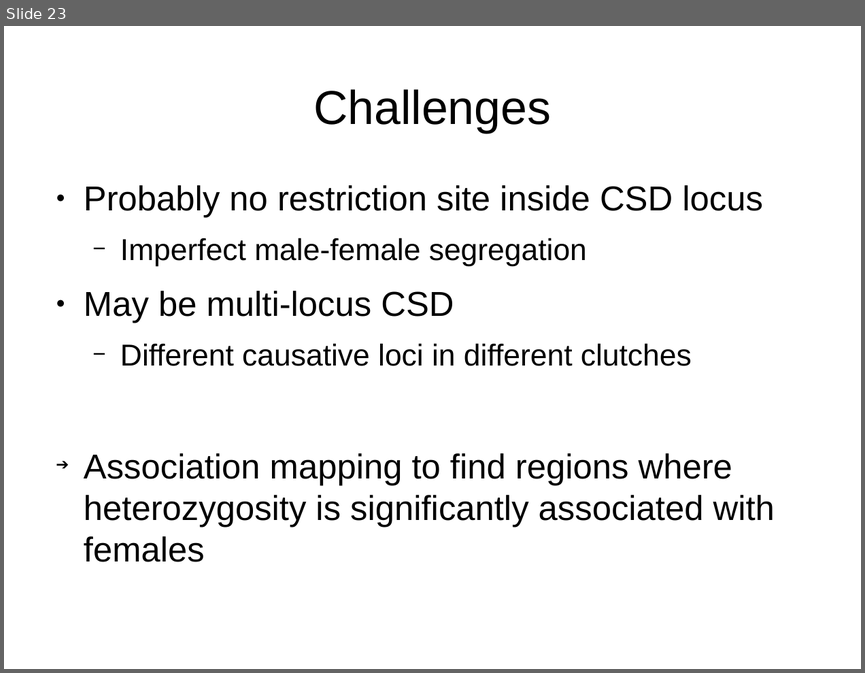
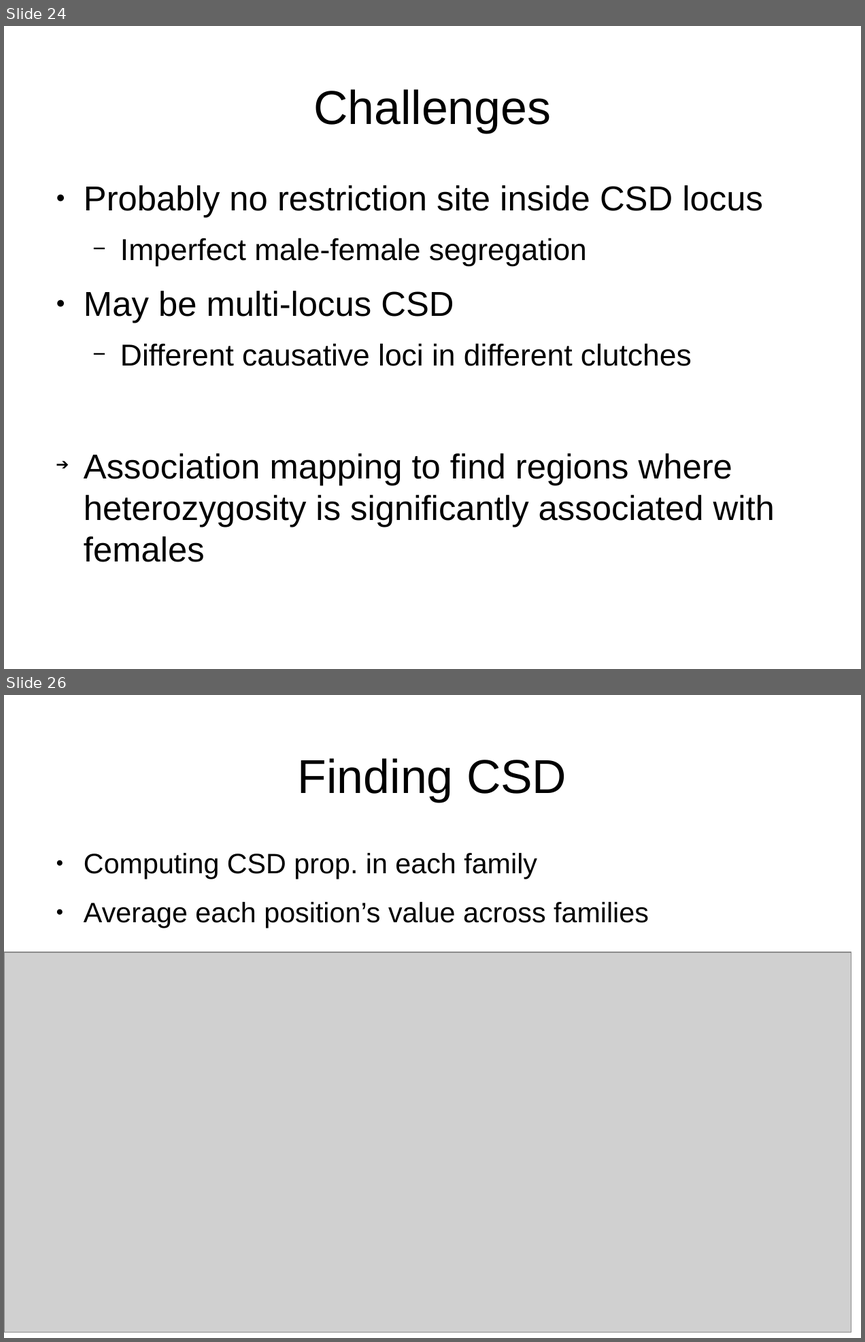
Before and after one commit to cmdoret/master_archive, a slide deck: reports/presentations/lab_meeting_20170712/lab_meeting_20170712.odp. Shown one above the other, each under a label of ours: slide 23 before the commit, slides 24 and 26 after it; the slides between them are not shown. The pictures are 865x673 and 865x1342 pixels, drawn with LibreOffice and Linux fonts; fonts in the diff are those of the drawing; grey boxes stand for pictures. Boxes give left, top, right and bottom in pixels: in the first picture for what was removed or moved away, otherwise in the second. Text is boxed around its words. In the diff, an @@ line names an element or a change of style, - is before the commit and + after.

```diff
--- a/reports/presentations/lab_meeting_20170712/lab_meeting_20170712.odp
+++ b/reports/presentations/lab_meeting_20170712/lab_meeting_20170712.odp
@@ slide 26 added at <box>4,695,861,1338</box>, background #FFFFFF @@
@@ title added at <box>298,758,566,802</box>, 44 pt, text #000000 @@
+Finding CSD
@@ text added at <box>84,853,649,928</box>, 26 pt, text #000000 @@
+● Computing CSD prop. in each family
+● Average each position’s value across families
@@ picture added at <box>4,952,851,1333</box> @@
@@ what was slide 23 is now slide 24 @@
```
Also in this commit, not shown: 6 slides changed, 7 other slides added, 21 other files.
